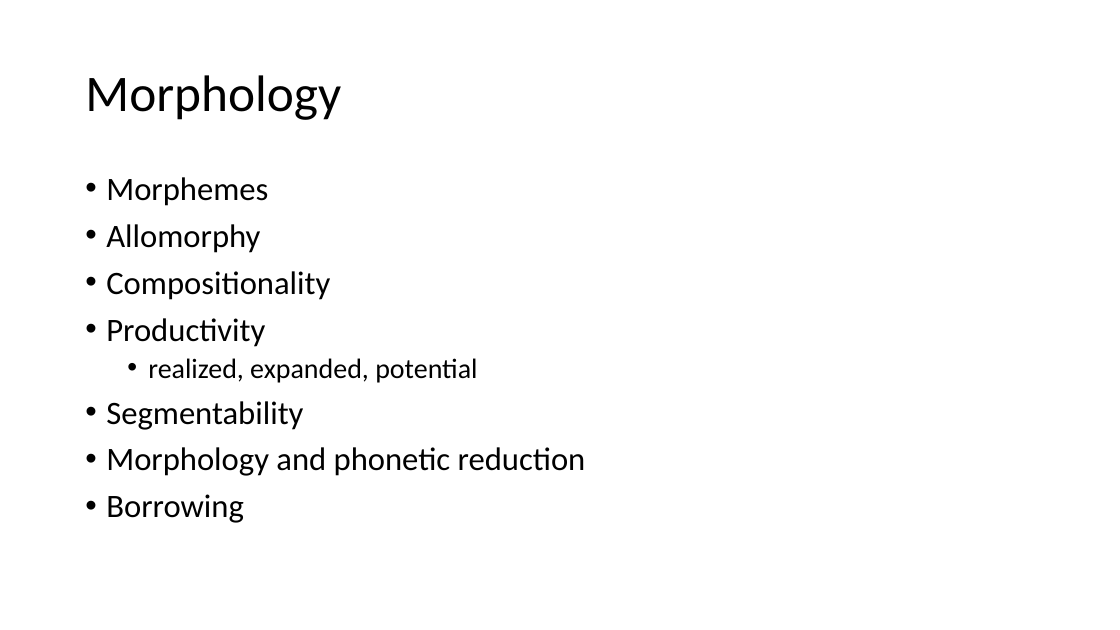
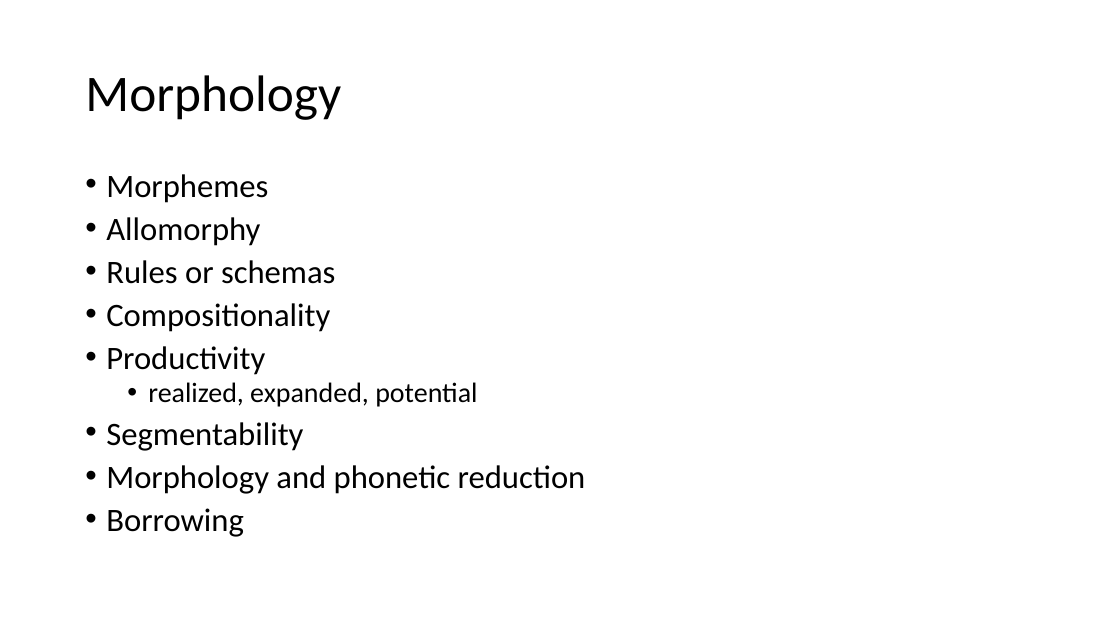
Before and after one commit to ajrtallman/Corpus_Linguistics_FSU_2023-2024, a slide deck: slide 12 of 03_lectures/Corpus Linguistics_2023_11_10.pptx. Drawn at 1120x630 pixels with LibreOffice and Linux fonts; fonts in the diff are those of the drawing. Boxes give left, top, right and bottom in pixels: in the first picture for what was removed or moved away, otherwise in the second. Text is boxed around its words. In the diff, an @@ line names an element or a change of style, - is before the commit and + after.

```diff
--- a/03_lectures/Corpus Linguistics_2023_11_10.pptx
+++ b/03_lectures/Corpus Linguistics_2023_11_10.pptx
@@ text at <box>106,174,586,537</box>: line spacing 0.9 to 0.8 @@
@@ text at <box>106,260,335,284</box>: paragraph added @@
+• Rules or schemas
```
Also in this commit, not shown: 5 other slides changed, 20 slides added, 2 slides removed.
